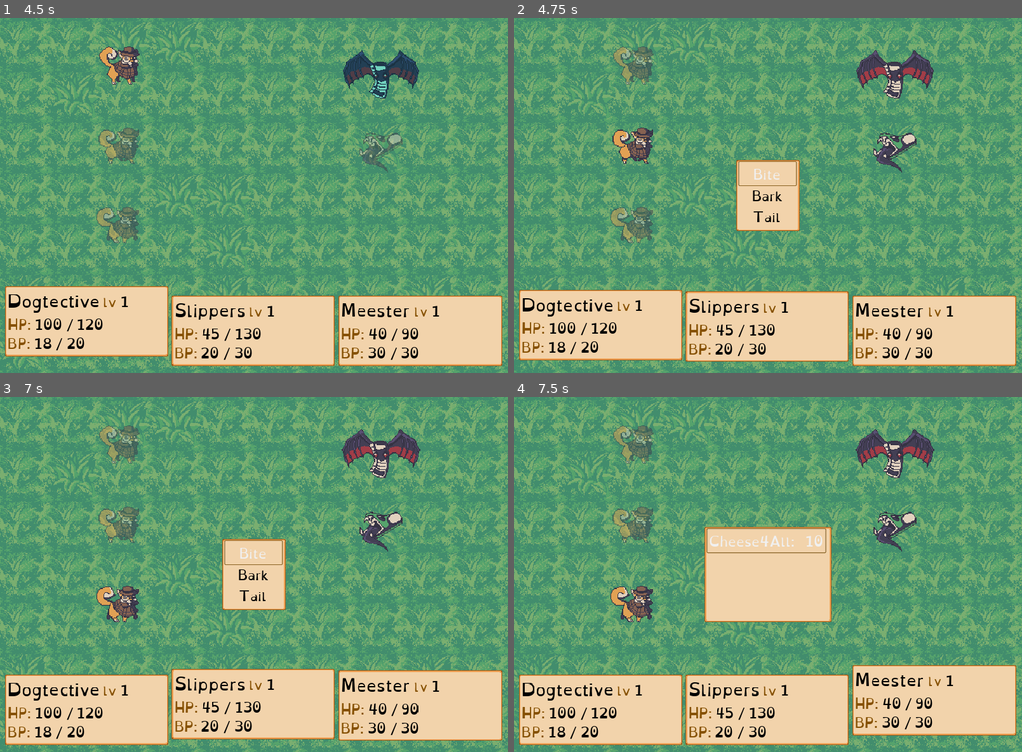
Above: before the commit, frames 1-4 (two rows, left to right).
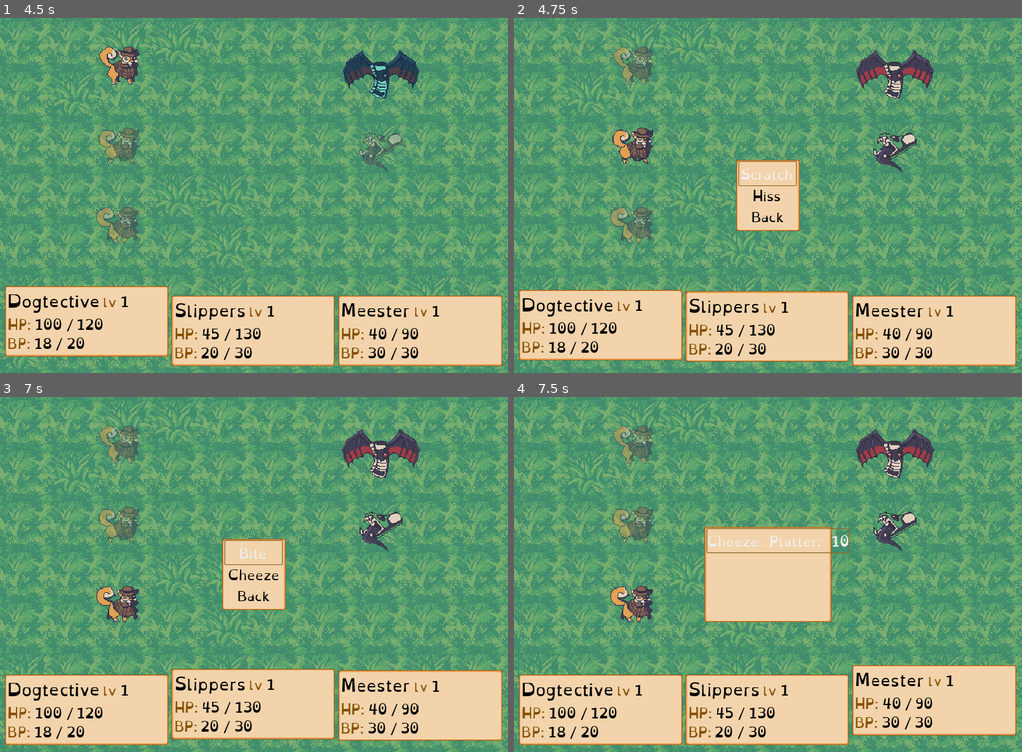
Above: after the commit, the same moments.

Repository: WolfgangSenff/GWJ2YrAnniversary
Game: Godot game, scene res://Maps/OutsideLevel.tscn
The game is run twice, just before and just after one commit, with the same random seed, the same clock (stepped at 60 frames per second) and the same inputs. Sound files missing from this copy of the repository are replaced by a short silence.
Inputs (mouse positions are in pixels of both pictures, inside the frame that each line leads up to):
- Up to frame 1 (4.5 s): tap Enter (ui_accept) at 0.5, 0.77, 1.52, 3.02, 3.77 s; move the mouse to (365, 177) at 0.52 s; hold Right (ui_right) 0.53-1.28 s; move the mouse to (152, 213) at 1.27 s; hold Down (ui_down) 1.28-2.03 s; move the mouse to (304, 117) at 2.02 s; hold Right (ui_right) 2.03-2.78 s; move the mouse to (228, 266) at 2.77 s; hold Up (ui_up) 2.78-3.53 s; move the mouse to (406, 248) at 3.52 s; hold Left (ui_left) from 3.53 s (still down); move the mouse to (101, 142) at 4.27 s
- Up to frame 2 (4.75 s): keep holding Left (ui_left); tap Enter (ui_accept) at 4.52 s
- Up to frame 3 (7 s): release Left (ui_left) at 5 s; click "Bite" (after the commit: "Scratch") at 5 s; move the mouse to (279, 574) at 5.77 s; hold Down (ui_down) 5.78-6.53 s; move the mouse to (177, 485) at 6.52 s; hold Right (ui_right) from 6.53 s (still down); tap Enter (ui_accept) at 6.77 s
- Up to frame 4 (7.5 s): release Right (ui_right) at 7.25 s; click "Bark" (after the commit: "Cheeze") at 7.25 s

Frame 1 is identical in both runs. In frame 2, 0.3% of the frame differs, in the area x 44-55%, y 42-58%; in frame 3, 0.2%; in frame 4, 0.4%, in the area x 38-66%, y 36-45%.

Commit message:
Sound effects (#16)
* Update fight menu command names per character.

* Add Physical Attack sound + update battle music loop.

* Re-update loop offsets.

* Update Chz4All name to "Cheeze Platter" and remove Battle Resource export string.

* Hardcode loop_offset values. Add sound effects for magic attacks.

Diff:
--- a/Battle/Battle.gd
+++ b/Battle/Battle.gd
@@ -151,8 +151,10 @@
     if not current_member:
         _battle_lost()
     if in_battle:
+        attack_button.text = current_member.atk_command
+        magic_button.text = current_member.mag_command
+        run_button.text = current_member.back_command
         fight_menu.set_deferred("visible", true)
-#        _reset_highlighting()
         _highlight_current_member()
         fight_menu_buttons.get_child(highlight_index).grab_focus()
 
--- a/Characters/BaseCharacter.gd
+++ b/Characters/BaseCharacter.gd
@@ -44,6 +44,7 @@
     var starting_position = position
     _move_to_target(target.position)
     yield(tween, "tween_completed")
+    SoundManager.play_sound("physical attack")
     _deal_physical_damage_to(target)
     print(_name + ' attacked ' + target._name + ' for ' + str(attack) + ' dmg: ' + str(target.hp) + '/' + str(target.max_hp))
     _move_to_target(starting_position)
--- a/Characters/Players/BasePlayer.gd
+++ b/Characters/Players/BasePlayer.gd
@@ -10,6 +10,9 @@
 
 export (bool) var is_magician = false
 export (bool) var is_physical = false
+export (String) var atk_command
+export (String) var mag_command
+export (String) var back_command
 
 var active := false setget _set_active
 var targets : Array
@@ -100,9 +103,6 @@
     current_target = targets[0]
     _highlight_target(0)
 
-func get_action_names():
-    return ["Bite", "Bark", "Sniff", "Tail"]
-
 func start_physical_attack(_targets : Array) -> void:
 #    self.active = true
     accept_key_released = false
--- a/Characters/Players/Dogtective.tscn
+++ b/Characters/Players/Dogtective.tscn
@@ -15,6 +15,9 @@
 defense = 3
 level = 1
 magic_skills = [ ExtResource( 2 ), ExtResource( 4 ) ]
+atk_command = "Bite"
+mag_command = "Bark"
+back_command = "Tail"
 
 [node name="Sprite" type="Sprite" parent="." index="0"]
 texture = ExtResource( 3 )
--- a/Characters/Players/Meester.tscn
+++ b/Characters/Players/Meester.tscn
@@ -14,6 +14,9 @@
 defense = 2
 level = 1
 magic_skills = [ ExtResource( 3 ) ]
+atk_command = "Bite"
+mag_command = "Cheeze"
+back_command = "Back"
 
 [node name="Sprite" type="Sprite" parent="." index="1"]
 texture = ExtResource( 1 )
--- a/Characters/Players/Slippers.tscn
+++ b/Characters/Players/Slippers.tscn
@@ -14,6 +14,9 @@
 defense = 4
 level = 1
 magic_skills = [ ExtResource( 3 ) ]
+atk_command = "Scratch"
+mag_command = "Hiss"
+back_command = "Back"
 
 [node name="Sprite" type="Sprite" parent="." index="1"]
 texture = ExtResource( 1 )
--- a/Characters/Skills/Bark.gd
+++ b/Characters/Skills/Bark.gd
@@ -14,6 +14,7 @@
     tween.interpolate_property(attacker, "position", start_position, end_position, DURATION, Tween.TRANS_CUBIC, Tween.EASE_IN_OUT)
     tween.start()
     yield(tween, "tween_completed")
+    SoundManager.play_sound("bark")
     var target : BaseCharacter = attack.targets.pop_front()
     var direction = attacker.position.direction_to(target.position)
     var bark_effect = BarkEffect.instance()
--- a/Characters/Skills/BaseMagicAttack.gd
+++ b/Characters/Skills/BaseMagicAttack.gd
@@ -3,7 +3,6 @@
 class_name BaseMagicAttack
 
 export (String) var _name
-export (String) var battle_resource_name
 export (bool) var is_healing
 export (bool) var hit_all
 export (int, 0, 100) var mp_used
--- a/Characters/Skills/Chz4All.gd
+++ b/Characters/Skills/Chz4All.gd
@@ -16,6 +16,7 @@
     tween.interpolate_property(attack.attacker, "position", end_position, start_position, DURATION, Tween.TRANS_CUBIC, Tween.EASE_IN_OUT)
     tween.start()
     yield(tween, "tween_completed")
+    SoundManager.play_sound("heal")
     for target in attack.targets:
         target.hp += attack.magic_skill.attack_power
         var heal_effect = HealEffect.instance()
--- a/Characters/Skills/Chz4All.tscn
+++ b/Characters/Skills/Chz4All.tscn
@@ -5,7 +5,7 @@
 
 [node name="Chz4All" instance=ExtResource( 1 )]
 script = ExtResource( 2 )
-_name = "Cheese4All"
+_name = "Cheeze Platter"
 is_healing = true
 hit_all = true
 mp_used = 10
--- a/Characters/Skills/Purr.gd
+++ b/Characters/Skills/Purr.gd
@@ -13,10 +13,12 @@
     tween.interpolate_property(attack.attacker, "position", start_position, end_position, DURATION, Tween.TRANS_CUBIC, Tween.EASE_IN_OUT)
     tween.start()
     yield(tween, "tween_completed")
+    SoundManager.play_sound("purr")
     tween.interpolate_property(attack.attacker, "position", end_position, start_position, DURATION, Tween.TRANS_CUBIC, Tween.EASE_IN_OUT)
     tween.start()
     yield(tween, "tween_completed")
     for target in attack.targets:
+        SoundManager.play_sound("heal")
         target.hp += attack.magic_skill.attack_power
         var heal_effect = HealEffect.instance()
         add_child(heal_effect)
--- a/Characters/Skills/Spikes.gd
+++ b/Characters/Skills/Spikes.gd
@@ -14,6 +14,7 @@
     tween.interpolate_property(attack.attacker, "position", start_position, end_position, DURATION, Tween.TRANS_CUBIC, Tween.EASE_IN_OUT)
     tween.start()
     yield(tween, "tween_completed")
+    SoundManager.play_sound("magic attack")
     tween.interpolate_property(attack.attacker, "position", end_position, start_position, DURATION, Tween.TRANS_CUBIC, Tween.EASE_IN_OUT)
     tween.start()
     yield(tween, "tween_completed")
--- a/Maps/LevelBase.gd
+++ b/Maps/LevelBase.gd
@@ -9,7 +9,7 @@
 onready var PoopDialog = load("res://resources/Dialogs/DogPoop.tres")
 
 func _ready():
-    SoundManager.play_music(music_track, true, true, false, 1)
+    SoundManager.play_music(music_track, true, false, 1)
     var current_sniffables = get_tree().get_nodes_in_group("Sniffable")
     dog.connect("sniffer_updated", self, "_on_sniffer_updated")
     dog.set_all_sniffables(current_sniffables)
--- a/Singletons/SoundManager.gd
+++ b/Singletons/SoundManager.gd
@@ -1,13 +1,13 @@
 extends Node
 
 onready var music := {
-    "boss theme" : $Music/BossTheme,
-    "battle" : $Music/Battle,
-    "victory music" : $Music/VictoryMusic,
-    "nostalgia theme" : $Music/NostalgiaTheme,
-    "nostalgia theme (upbeat)" : $Music/NostalgiaThemeUpbeat,
-    "game over" : $Music/GameOver,
-    "generic background" : $Music/GenericBackground,
+    "boss theme" : [$Music/BossTheme, 0],
+    "battle" : [$Music/Battle, 3],
+    "victory music" : [$Music/VictoryMusic, 5.5],
+    "nostalgia theme" : [$Music/NostalgiaTheme, 0],
+    "nostalgia theme (upbeat)" : [$Music/NostalgiaThemeUpbeat, 0],
+    "game over" : [$Music/GameOver, 2.5],
+    "generic background" : [$Music/GenericBackground, 0],
 }
 
 onready var sounds := {
@@ -39,8 +39,11 @@
     current_music.stop()
     current_music = null
 
-func play_music(song_name : String, play_intro := true, loop := true, interrupt := true, transition_in := 0.0) -> void:
-    var audio_player : AudioStreamPlayer = music[song_name]
+func play_music(song_name : String, loop := true, interrupt := true, transition_in := 0.0) -> void:
+    var music_data : Array = music[song_name]
+    var audio_player : AudioStreamPlayer = music_data[0]
+    var loop_offset : float = music_data[1]
+    audio_player.stream.loop_offset = loop_offset
     var _e
 
     if(current_music != null):
@@ -62,7 +65,7 @@
             if(current_music.is_connected("finished", self, "play_music")):
                 current_music.disconnect("finished", self, "play_music")
 
-            _e = current_music.connect("finished", self, "play_music", [song_name, play_intro, loop, transition_in, true])
+            _e = current_music.connect("finished", self, "play_music", [song_name, loop, transition_in, true])
             return
 
         else:
@@ -75,14 +78,8 @@
 
     audio_player.stream.set_loop(loop)
 
-    var start_pos : float
-    if(play_intro):
-        start_pos = 0
-    else:
-        start_pos = audio_player.stream.loop_offset
-
     current_music = audio_player
-    current_music.play(start_pos)
+    current_music.play()
 
 func play_sound(sound_name : String, interrupt = false) -> void:
     var audio_player : AudioStreamPlayer = sounds[sound_name]
Not shown, changed: assets/sounds/music/Battle.ogg.import
Not shown, changed: assets/sounds/music/game over.ogg.import
Not shown, changed: assets/sounds/music/victory.ogg.import
